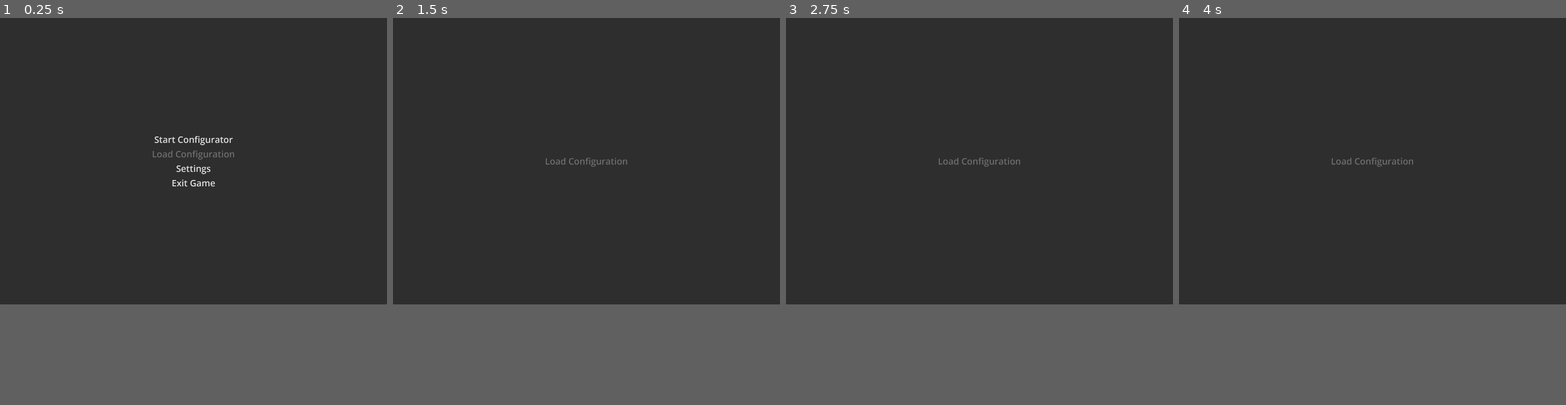
Above: before the commit, frames 1-4 (left to right).
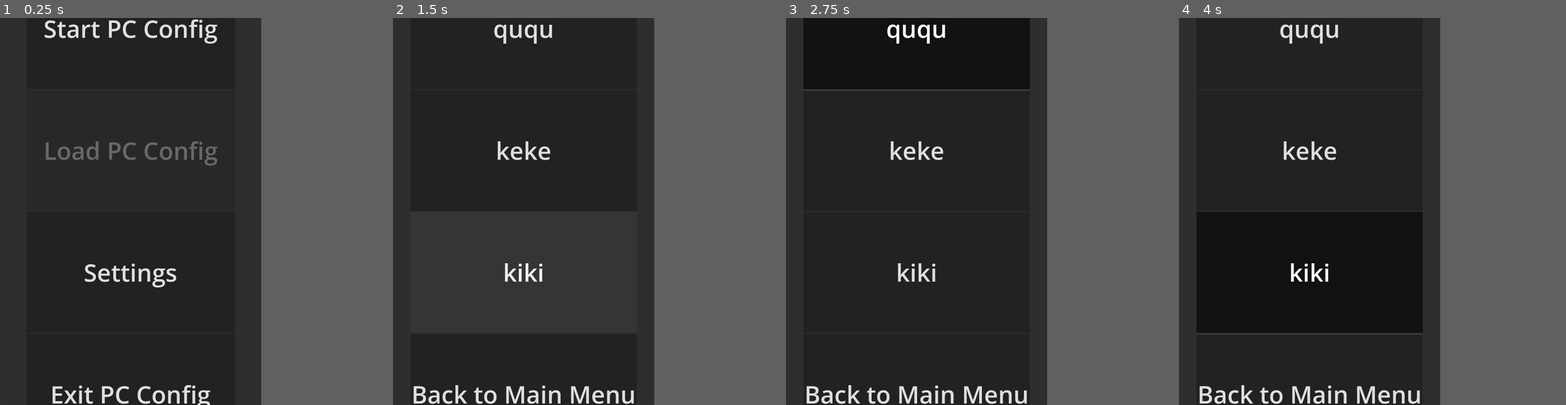
Above: after the commit, the same moments.

Repository: Bibs628/UX-DesignMIB2_SoSe2024-25
Game: Godot game, scene res://Scenes/Menu.tscn
Two runs of this game, one before a commit and one after it. Both use one fixed random seed, a clock stepped at 60 frames per second and the inputs below. Before the commit the project starts from res://Script/Menu.tscn.
Inputs (mouse positions are in pixels of both pictures, inside the frame that each line leads up to):
- Up to frame 1 (0.25 s): no input
- Up to frame 2 (1.5 s): click (586, 25) at 0.5 s, where only the run after the commit has a clickable "Start PC Config"; click "Settings" at 1.25 s
- Up to frame 3 (2.75 s): click (979, 25) at 2 s, where only the run after the commit has a clickable "ququ"
- Up to frame 4 (4 s): click (1372, 114) at 2.75 s, where only the run after the commit has a clickable "keke"; click (1372, 207) at 3.5 s, where only the run after the commit has a clickable "kiki"
The window is 800x592 before the commit and 540x800 after it. Grey fills any space a smaller window leaves; there, only what the larger window draws over its background counts as a difference.

The runs differ from the first frame. In frame 1, 3.0% of the frame differs, in the area x 0-68%, y 0-100%; in frame 2, 1.9%; in frame 3, 12%; in frame 4, 16%, in the area x 0-68%, y 1-100%.

Commit message:
feat: basic phone settings

Diff:
--- /dev/null
+++ b/godotproject/Scenes/Menu.tscn
@@ -0,0 +1,98 @@
+[gd_scene load_steps=3 format=3 uid="uid://cdiesjj665g5o"]
+
+[ext_resource type="Script" path="res://Script/MainMenu.gd" id="2_3j52p"]
+[ext_resource type="Script" path="res://Script/Settings.gd" id="2_3jp27"]
+
+[node name="Menu" type="Control"]
+layout_mode = 3
+anchors_preset = 15
+anchor_right = 1.0
+anchor_bottom = 1.0
+grow_horizontal = 2
+grow_vertical = 2
+
+[node name="BG" type="Panel" parent="."]
+layout_mode = 1
+anchors_preset = 15
+anchor_right = 1.0
+anchor_bottom = 1.0
+grow_horizontal = 2
+grow_vertical = 2
+
+[node name="MenuBar" type="CenterContainer" parent="."]
+layout_mode = 1
+anchors_preset = 15
+anchor_right = 1.0
+anchor_bottom = 1.0
+grow_horizontal = 2
+grow_vertical = 2
+
+[node name="MainMenu" type="VBoxContainer" parent="MenuBar"]
+custom_minimum_size = Vector2(864, 50)
+layout_mode = 2
+script = ExtResource("2_3j52p")
+
+[node name="Start" type="MenuButton" parent="MenuBar/MainMenu"]
+custom_minimum_size = Vector2(0, 500)
+layout_mode = 2
+theme_override_font_sizes/font_size = 100
+text = "Start PC Config"
+flat = false
+
+[node name="Load" type="MenuButton" parent="MenuBar/MainMenu"]
+custom_minimum_size = Vector2(0, 500)
+layout_mode = 2
+theme_override_font_sizes/font_size = 100
+text = "Load PC Config"
+flat = false
+
+[node name="Settings" type="MenuButton" parent="MenuBar/MainMenu"]
+custom_minimum_size = Vector2(0, 500)
+layout_mode = 2
+theme_override_font_sizes/font_size = 100
+text = "Settings"
+flat = false
+
+[node name="Exit" type="MenuButton" parent="MenuBar/MainMenu"]
+custom_minimum_size = Vector2(0, 500)
+layout_mode = 2
+theme_override_font_sizes/font_size = 100
+text = "Exit PC Config"
+flat = false
+
+[node name="Settings" type="VBoxContainer" parent="MenuBar"]
+visible = false
+custom_minimum_size = Vector2(864, 100)
+layout_mode = 2
+script = ExtResource("2_3jp27")
+
+[node name="Start" type="MenuButton" parent="MenuBar/Settings"]
+custom_minimum_size = Vector2(0, 500)
+layout_mode = 2
+theme_override_font_sizes/font_size = 100
+text = "ququ"
+flat = false
+
+[node name="Load" type="MenuButton" parent="MenuBar/Settings"]
+custom_minimum_size = Vector2(0, 500)
+layout_mode = 2
+theme_override_font_sizes/font_size = 100
+text = "keke"
+flat = false
+
+[node name="Settings" type="MenuButton" parent="MenuBar/Settings"]
+custom_minimum_size = Vector2(0, 500)
+layout_mode = 2
+theme_override_font_sizes/font_size = 100
+text = "kiki"
+flat = false
+
+[node name="BackToMenu" type="MenuButton" parent="MenuBar/Settings"]
+custom_minimum_size = Vector2(0, 500)
+layout_mode = 2
+theme_override_font_sizes/font_size = 100
+text = "Back to Main Menu"
+flat = false
+
+[connection signal="pressed" from="MenuBar/MainMenu/Settings" to="MenuBar/Settings" method="on_switch_to_settings"]
+[connection signal="pressed" from="MenuBar/Settings/BackToMenu" to="MenuBar/MainMenu" method="on_switch_to_menu"]
--- a/godotproject/Script/MainMenu.gd
+++ b/godotproject/Script/MainMenu.gd
@@ -1,26 +1,38 @@
-class_name MainMenu
-extends Control
-
-var MenuMain: VBoxContainer
-var MenuSettings: VBoxContainer
+extends VBoxContainer
 
 
-func _ready() -> void:
-	"""
-
-	"""
-	MenuMain = get_node("MenuMain")
-	MenuSettings = get_node("MenuSettings")
+var start_game: MenuButton
+var load_game: MenuButton
+var settings: MenuButton
+var exit: MenuButton
 
 
-func switch_menu(menu: int):
-	"""
+func _ready():
+	start_game = get_node("Start")
+	load_game = get_node("Load")
 
-	"""
-	for child in get_children():
-		child.visible = not visible
-	get_child(menu).visible = true
+	# TODO: Add save/load game
+	load_game.disabled = true
+	settings = get_node("Settings")
+	exit = get_node("Exit")
+
+	start_game.pressed.connect(implement_function)
+	load_game.pressed.connect(implement_function)
+	settings.pressed.connect(switch_to_settings)
+	exit.pressed.connect(exit_game)
 
 
-func quit_game():
+func implement_function():
+	print("TODO: Implement script")
+
+
+func switch_to_settings():
+	visible = not visible
+
+
+func exit_game():
 	get_tree().quit()
+
+
+func on_switch_to_menu():
+	visible = not visible
--- /dev/null
+++ b/godotproject/Script/Settings.gd
@@ -0,0 +1,16 @@
+extends VBoxContainer
+
+
+var back_to_menu: MenuButton
+
+
+func _ready():
+	back_to_menu = get_node("BackToMenu")
+	back_to_menu.pressed.connect(back_to_main_menu)
+
+
+func back_to_main_menu():
+	visible = not visible
+
+func on_switch_to_settings():
+	visible = not visible
--- a/godotproject/project.godot
+++ b/godotproject/project.godot
@@ -10,20 +10,35 @@
 
 [application]
 
-config/name="GodotProject"
-run/main_scene="res://Script/Menu.tscn"
-config/features=PackedStringArray("4.3", "Mobile")
+config/name="UXDesign"
+run/main_scene="res://Scenes/Menu.tscn"
+config/features=PackedStringArray("4.3", "Forward Plus")
 run/max_fps=60
 config/icon="res://icon.svg"
 
 [display]
 
-window/size/viewport_width=2160
-window/size/viewport_height=3840
-window/size/initial_position_type=2
+window/size/viewport_width=1080
+window/size/viewport_height=2400
+window/size/mode=2
 window/handheld/orientation=1
+
+[dotnet]
+
+project/assembly_name="UXDesign"
+
+[input]
+
+MoveForward={
+"deadzone": 0.5,
+"events": [Object(InputEventKey,"resource_local_to_scene":false,"resource_name":"","device":-1,"window_id":0,"alt_pressed":false,"shift_pressed":false,"ctrl_pressed":false,"meta_pressed":false,"pressed":false,"keycode":0,"physical_keycode":87,"key_label":0,"unicode":119,"location":0,"echo":false,"script":null)
+, Object(InputEventKey,"resource_local_to_scene":false,"resource_name":"","device":-1,"window_id":0,"alt_pressed":false,"shift_pressed":false,"ctrl_pressed":false,"meta_pressed":false,"pressed":false,"keycode":0,"physical_keycode":4194320,"key_label":0,"unicode":0,"location":0,"echo":false,"script":null)
+]
+}
 
 [rendering]
 
-renderer/rendering_method="mobile"
+rendering_device/fallback_to_vulkan=false
+renderer/rendering_method="gl_compatibility"
+renderer/rendering_method.mobile="gl_compatibility"
 textures/vram_compression/import_etc2_astc=true
Not shown, added: godotproject/.gitattributes
Not shown, added: godotproject/.gitignore
Not shown, added: godotproject/UXDesign.apk
Not shown, added: godotproject/UXDesign.apk.idsig
